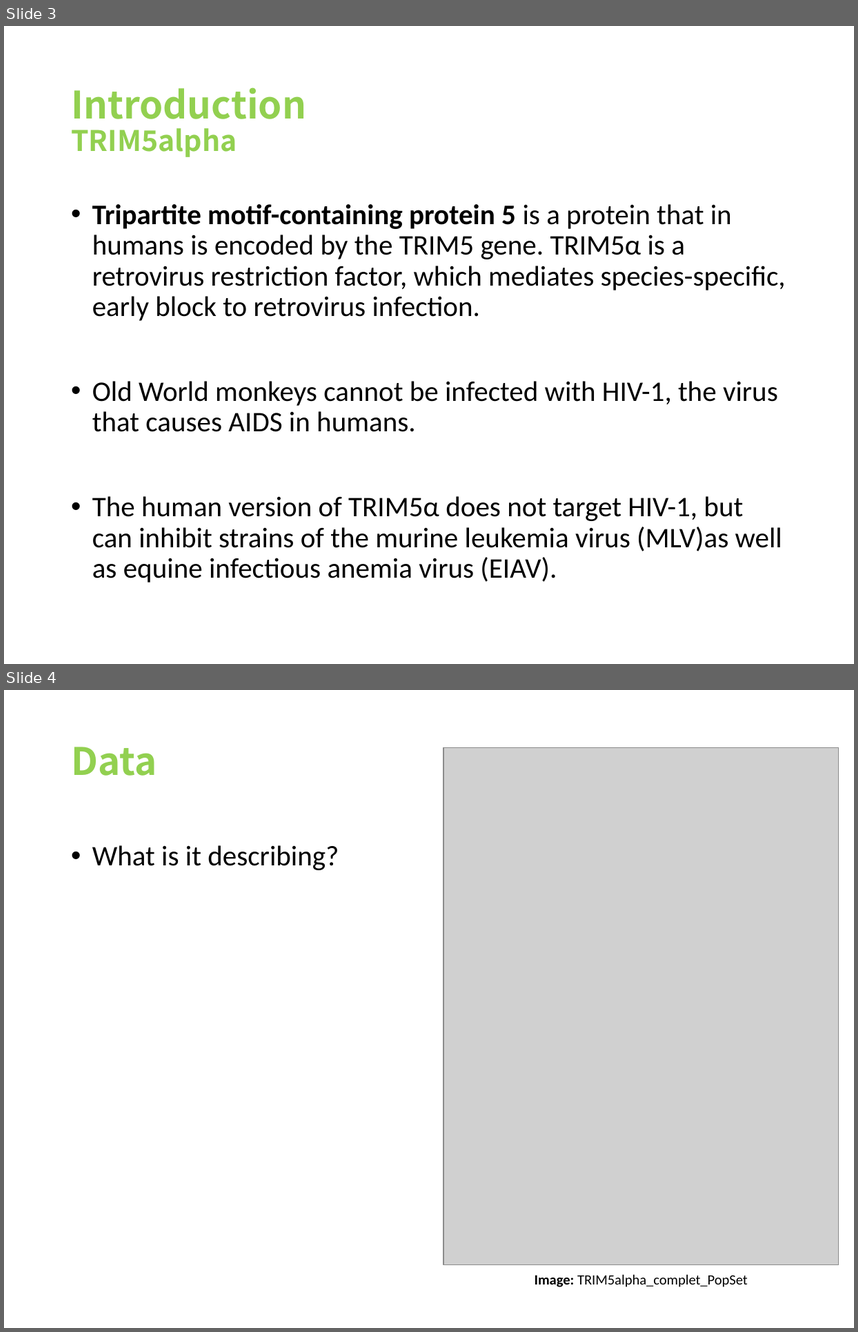
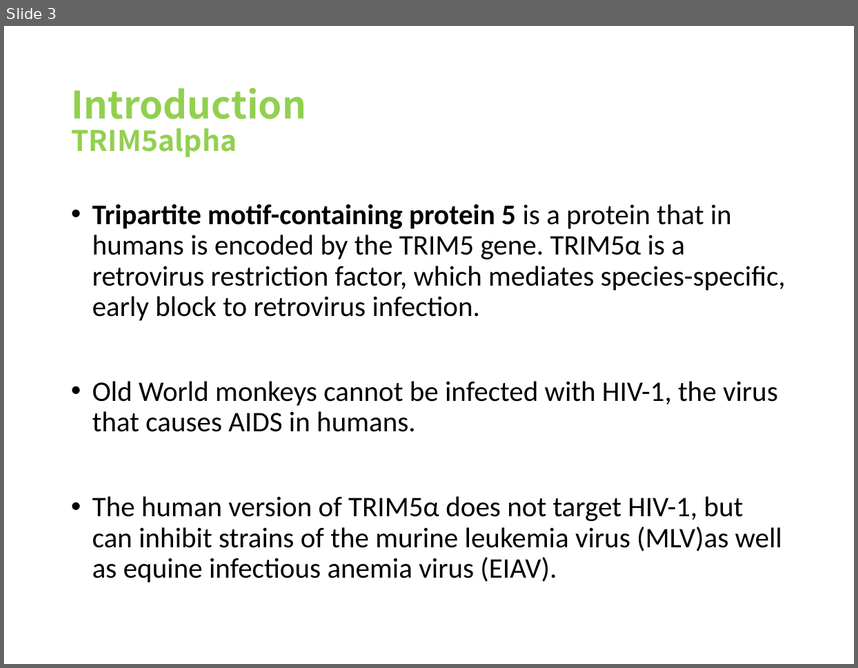
Before and after one commit to viniciusd-avila/phylogenetic-analysis, a slide deck: bioinfoDS-Partial_Project.pptx. Shown one above the other, each under a label of ours: slides 3 and 4 before the commit, slide 3 after it. The pictures are 858x1332 and 858x668 pixels, drawn with LibreOffice and Linux fonts; fonts in the diff are those of the drawing; grey boxes stand for pictures. Boxes give left, top, right and bottom in pixels: in the first picture for what was removed or moved away, otherwise in the second. Text is boxed around its words. In the diff, an @@ line names an element or a change of style, - is before the commit and + after.

```diff
--- a/bioinfoDS-Partial_Project.pptx
+++ b/bioinfoDS-Partial_Project.pptx
@@ slide 4 removed at (4, 690, 854, 1328), background #FFFFFF @@
@@ title removed at (71, 747, 157, 776) @@
-Data
@@ picture removed at (444, 748, 839, 1265) @@
@@ text removed at (92, 845, 339, 870) @@
-• What is it describing?
@@ text removed at (535, 1274, 748, 1287) @@
-Image: TRIM5alpha_complet_PopSet
```
Also in this commit, not shown: 5 slides changed, 1 slide added, 3 other slides removed.
